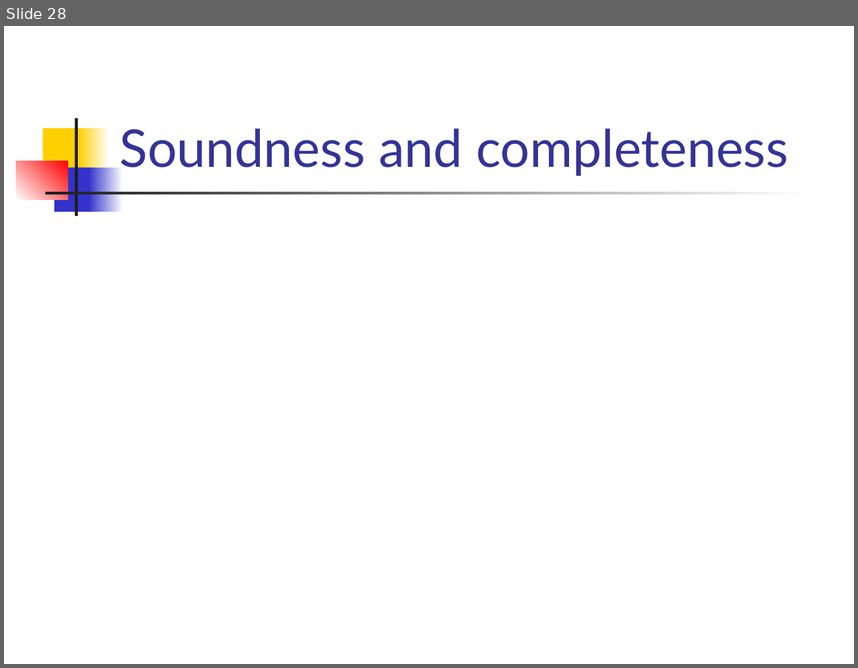
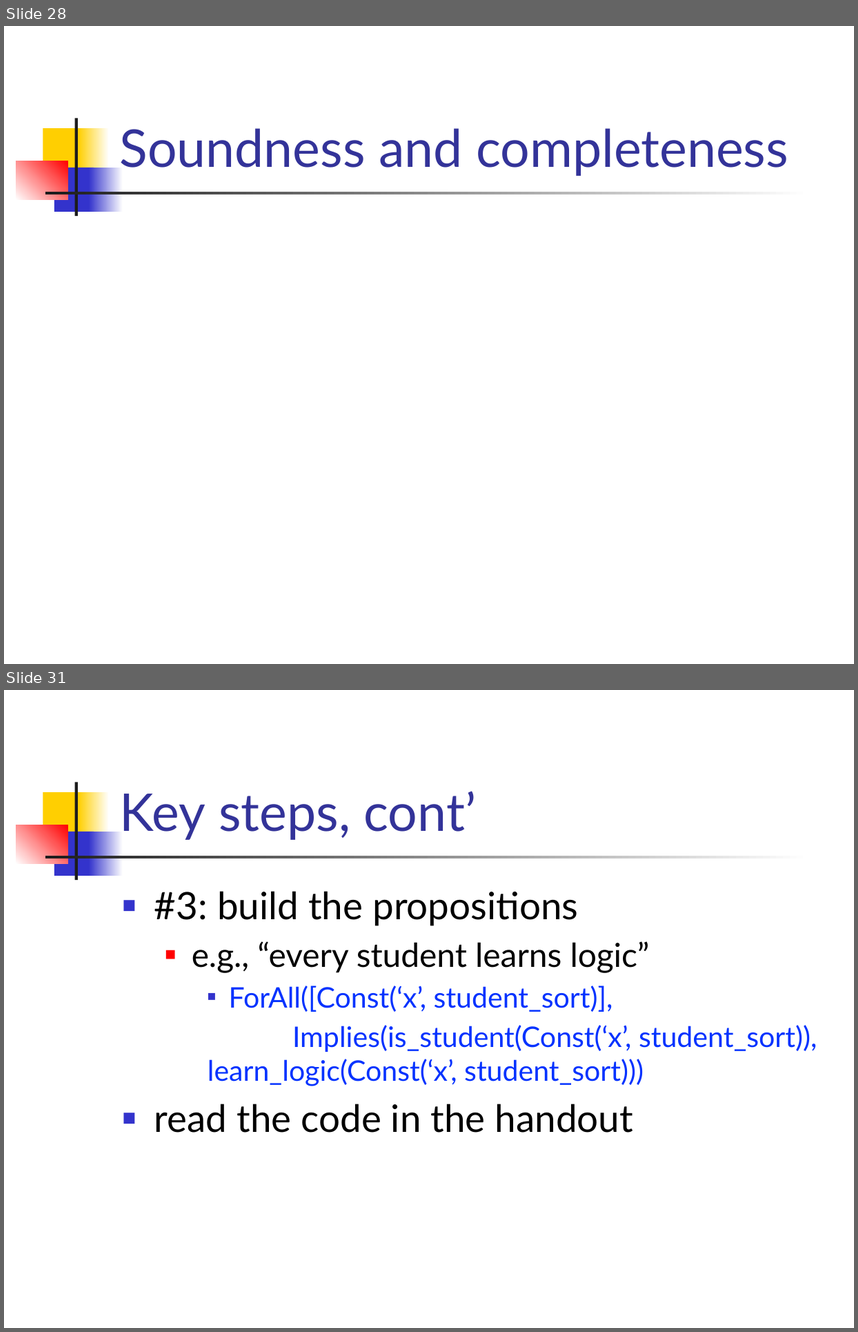
Before and after one commit to csslab-ustc/csslab-ustc.github.io, a slide deck: courses/theory/slides/lec08-predlogic.pptx. Shown one above the other, each under a label of ours: slide 28 before the commit, slides 28 and 31 after it; the slides between them are not shown. The pictures are 858x668 and 858x1332 pixels, drawn with LibreOffice and Linux fonts; fonts in the diff are those of the drawing; grey boxes stand for pictures. Boxes give left, top, right and bottom in pixels: in the first picture for what was removed or moved away, otherwise in the second. Text is boxed around its words. In the diff, an @@ line names an element or a change of style, - is before the commit and + after.

```diff
--- a/courses/theory/slides/lec08-predlogic.pptx
+++ b/courses/theory/slides/lec08-predlogic.pptx
@@ slide 31 added at <box>4,690,854,1328</box>, background #FFFFFF; not listed: 7 template elements that a slide beside it also shows @@
@@ title added at <box>119,791,476,840</box>, 44 pt, text #333399 @@
+Key steps, cont’
@@ text added at <box>154,891,817,1132</box>, 24 pt, text #0432FF @@
+■ #3: build the propositions
+  ■ e.g., “every student learns logic”
+    ■ ForAll([Const(‘x’, student_sort)],
+    Implies(is_student(Const(‘x’, student_sort)), learn_logic(Const(‘x’, student_sort)))
+■ read the code in the handout
```
Also in this commit, not shown: 3 other slides added, 1 slide removed.
